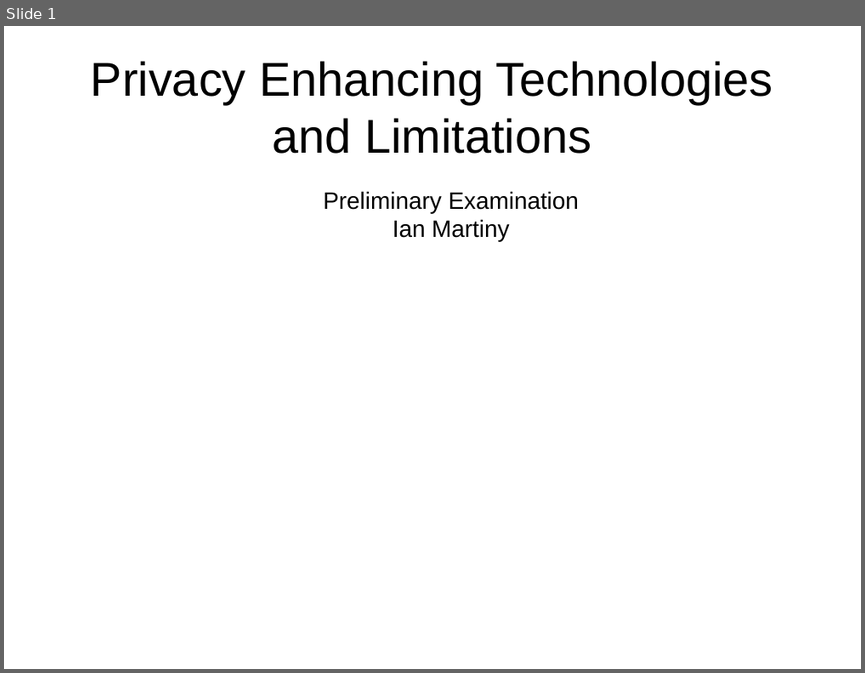
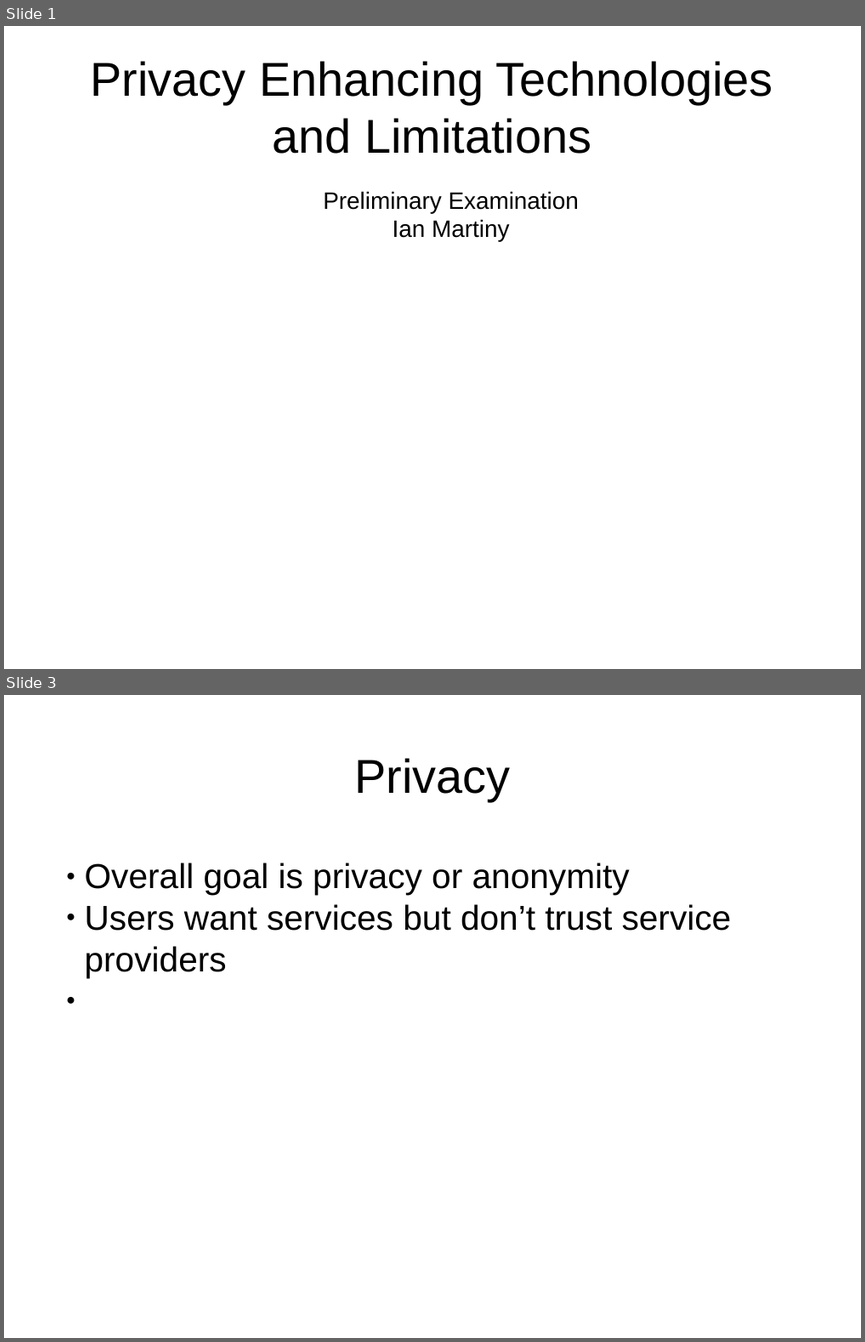
Before and after one commit to IanMartiny/prelim, a slide deck: slides/prelim.pptx. Shown one above the other, each under a label of ours: slide 1 before the commit, slides 1 and 3 after it; the slides between them are not shown. The pictures are 865x673 and 865x1342 pixels, drawn with LibreOffice and Linux fonts; fonts in the diff are those of the drawing. Boxes give left, top, right and bottom in pixels: in the first picture for what was removed or moved away, otherwise in the second. Text is boxed around its words. In the diff, an @@ line names an element or a change of style, - is before the commit and + after.

Commit message:
add privacy-contact discovery

```diff
--- a/slides/prelim.pptx
+++ b/slides/prelim.pptx
@@ slide 3 added at [4,695,861,1338], background #FFFFFF @@
@@ text added at [354,758,510,801], 44 pt, text #000000 @@
+Privacy
@@ text added at [85,862,732,978], 32 pt, text #000000 @@
+● Overall goal is privacy or anonymity
+● Users want services but don’t trust service providers
```
Also in this commit, not shown: 2 other slides added, 1 slide removed, 2 other files.
